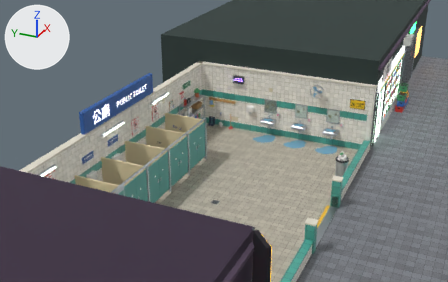
Renders of the glTF model models/level_coed.glb from each side of a commit.
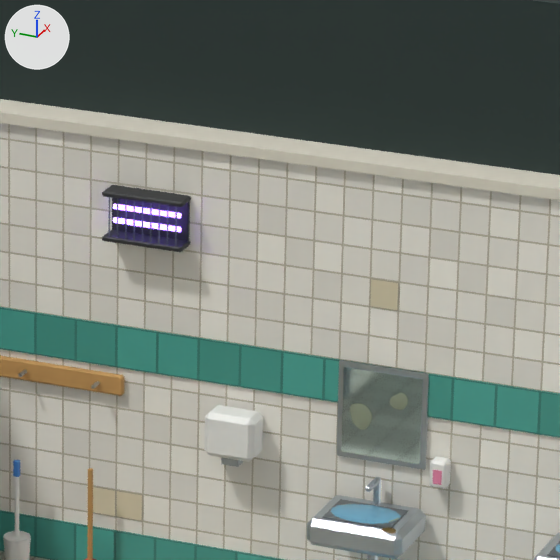
Each version is shown from a 50 mm camera at (-16.27, -7.04, 10.42) aimed at (4.84, 2.46, -0.13), then close up on the part from 49% to 66% of the width and 18% to 45% of the height. Arrows for +X, +Y and +Z are at upper left; the lights stay in place. The first two pictures are the older version. Where no turn or scale is listed for an object, it has been applied to the vertices.

Objects in the first close-up: 'decor', 'neighbours', 'sink_3_body', 'sink_3_grime', 'sink_3_water', 'walls', 'wear' and 4 more.
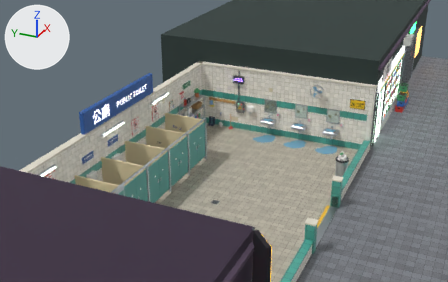
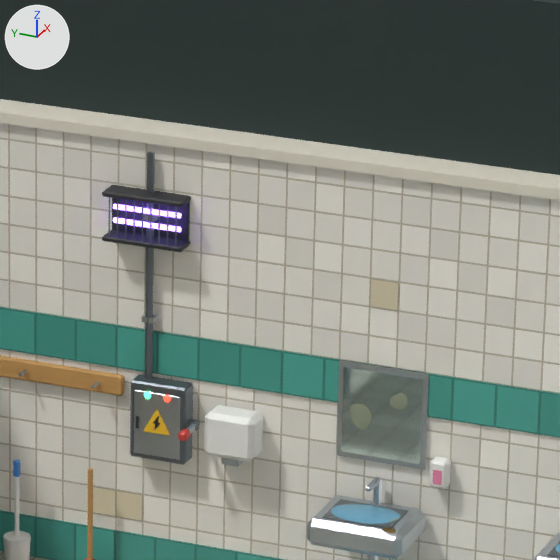
Edits to the scene script, one JSON object a line:
```json
{"op": "add", "block": "me_fuse_handle", "code": ["me_fuse_handle = bpy.data.meshes.new('fuse_handle')", "me_fuse_handle.from_pydata(...)  # 48 vertices, 84 faces; spans x -0.203..0.032, y -0.039..0.025, z -0.032..0.032", "# faces by material slot: [28, 12, 44]", "me_fuse_handle.materials.append(mat_steel_dark)  # grey #70787d", "me_fuse_handle.materials.append(mat_steel)  # light grey #b7bfc4", "me_fuse_handle.materials.append(mat_plastic_red)  # red #d6453d"]}
{"op": "add", "block": "me_fuse_box", "code": ["me_fuse_box = bpy.data.meshes.new('fuse_box')", "me_fuse_box.from_pydata(...)  # 93 vertices, 147 faces; spans x -0.14..0.0, y -0.17..0.17, z 0.77..2.55", "# faces by material slot: [64, 68, 14, 1]", "me_fuse_box.materials.append(mat_steel_dark)  # grey #70787d", "me_fuse_box.materials.append(mat_steel)  # light grey #b7bfc4", "me_fuse_box.materials.append(mat_plastic_black)  # dark grey #2b2d30", "me_fuse_box.materials.append(mat_plastic_yellow)  # yellow #f2c230"]}
{"op": "add", "block": "ob_fuse_handle", "code": ["ob_fuse_handle = bpy.data.objects.new('fuse_handle', me_fuse_handle)", "ob_fuse_handle.location = (5.94, 2.005, 1.0)"]}
{"op": "add", "block": "ob_fuse_box", "code": ["ob_fuse_box = bpy.data.objects.new('fuse_box', me_fuse_box)", "ob_fuse_box.location = (6.0, 2.2, 0.0)"]}
```

Location of each change, [x1, y1, x2, y2] in pixels of the close-ups (560 x 560 px):
```json
{"object": "fuse_box", "change": "added", "after": [130, 152, 193, 465], "faces in mat_steel_dark (grey #70787d)": [130, 152, 193, 465], "faces in mat_steel (light grey #b7bfc4)": [134, 214, 180, 460], "faces in mat_plastic_yellow (yellow #f2c230)": [143, 409, 170, 436]}
{"object": "fuse_handle", "change": "added", "after": [178, 419, 200, 441]}
```
